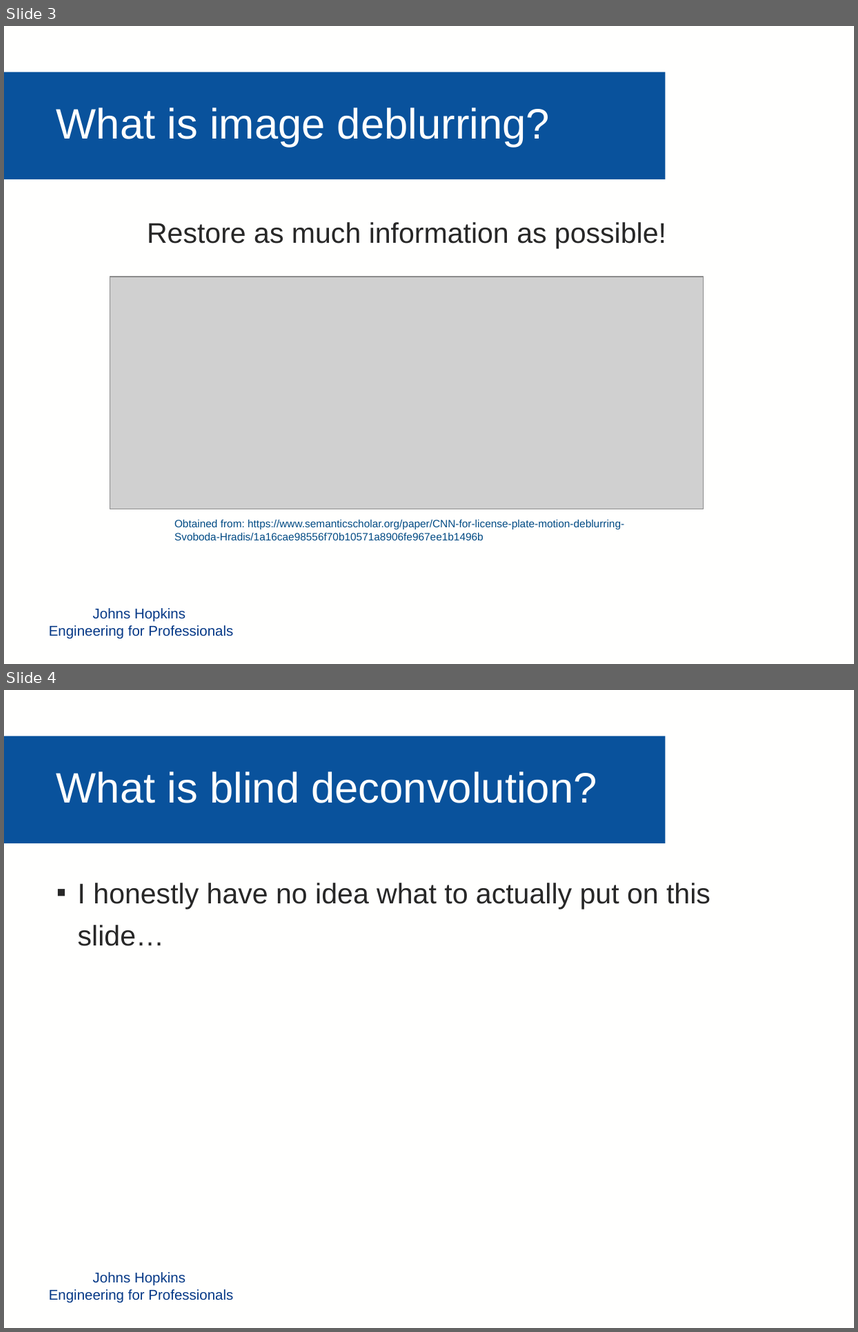
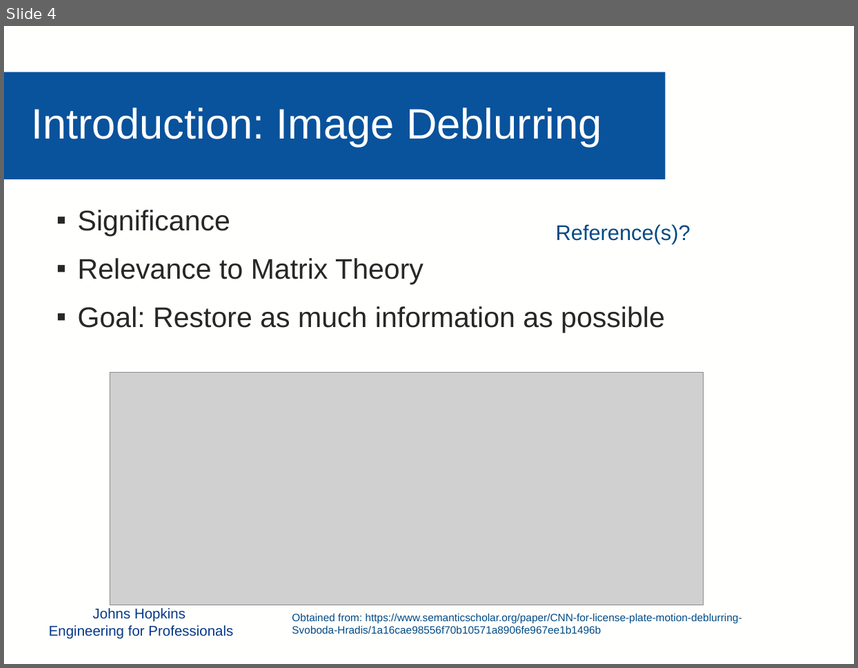
Before and after one commit to mollyn/matrixTheoryProject, a slide deck: Presentation/Diederich_Grassi_Nichols_PPT.pptx. Shown one above the other, each under a label of ours: slides 3 and 4 before the commit, slide 4 after it. The pictures are 858x1332 and 858x668 pixels, drawn with LibreOffice and Linux fonts; fonts in the diff are those of the drawing; grey boxes stand for pictures; background and template pictures are left out. Boxes give left, top, right and bottom in pixels: in the first picture for what was removed or moved away, otherwise in the second. Text is boxed around its words. In the diff, an @@ line names an element or a change of style, - is before the commit and + after.

```diff
--- a/Presentation/Diederich_Grassi_Nichols_PPT.pptx
+++ b/Presentation/Diederich_Grassi_Nichols_PPT.pptx
@@ slide 4 removed at (4,690,854,1328), background #FFFFFE; not listed: 2 template elements that a slide beside it also shows @@
@@ text removed at (56,771,597,803) @@
-What is blind deconvolution?
@@ text removed at (78,883,711,946) @@
-▪ I honestly have no idea what to actually put on this slide…
@@ what was slide 3 is now slide 4 @@
@@ slide 4 changed as well @@
@@ text at (31,107,602,147): text changed @@
-What is image deblurring?
+Introduction: Image Deblurring
@@ text at (78,210,665,332): text changed @@
-Restore as much information as possible!
+▪ Significance
+▪ Relevance to Matrix Theory
+▪ Goal: Restore as much information as possible
@@ text added at (556,224,691,244), 18 pt, text #004A84 @@
+Reference(s)?
@@ picture: place and size @@
-picture at (110,276,704,509)
+picture at (110,372,704,604)
@@ text "Obtained from: https://www.semanticscholar.org/paper/CNN-for ...": place and size @@
-text "Obtained from: https://www.semanticscholar.org/paper/CNN-for ..." at (174,519,624,540)
+text "Obtained from: https://www.semanticscholar.org/paper/CNN-for ..." at (292,612,742,633)
```
Also in this commit, not shown: 5 other slides changed, 5 slides added, 3 other slides removed, 3 other files.
